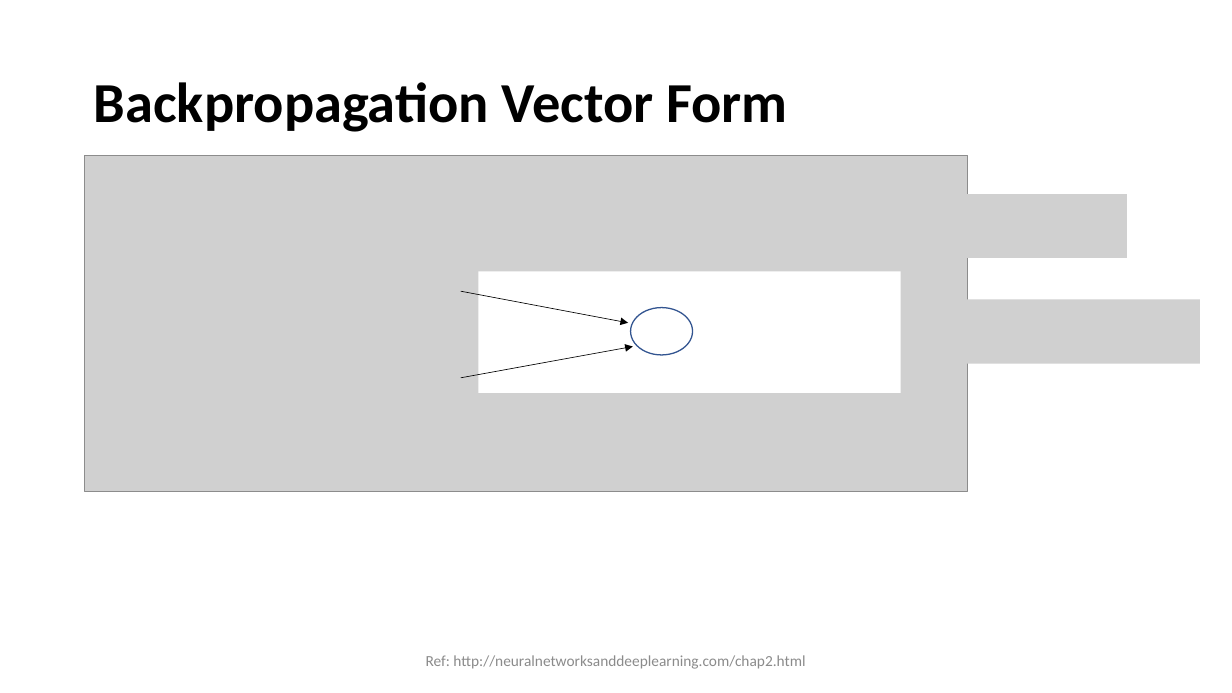
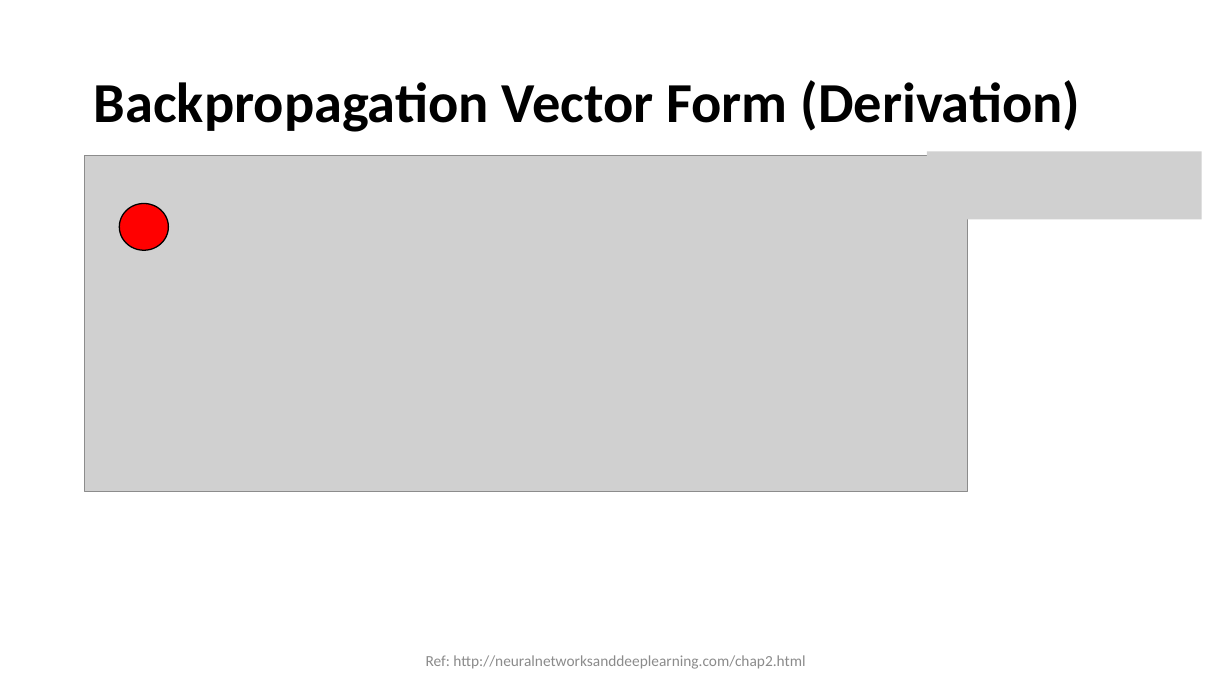
Before and after one commit to Gunnvant/idma_pt, a slide deck: slide 30 of ML_Unit3/Lecture9.pptx (slide 26 before the commit). Drawn at 1232x693 pixels with LibreOffice and Linux fonts; fonts in the diff are those of the drawing; grey boxes stand for pictures. Boxes give left, top, right and bottom in pixels: in the first picture for what was removed or moved away, otherwise in the second. Text is boxed around its words. In the diff, an @@ line names an element or a change of style, - is before the commit and + after.

```diff
--- a/ML_Unit3/Lecture9.pptx
+++ b/ML_Unit3/Lecture9.pptx
@@ title at [94,80,1081,132]: text changed @@
-Backpropagation Vector Form
+Backpropagation Vector Form (Derivation)
@@ picture added at [927,152,1202,220] @@
@@ ellipse added at [119,203,168,250], fill #FF0000, outline #000000 1 pt @@
@@ picture removed at [957,194,1128,258] @@
@@ arrow removed from (461, 291) to (628, 323) @@
@@ rectangle removed at [479,272,901,394] @@
@@ picture removed at [957,299,1201,363] @@
@@ ellipse removed at [630,308,692,355] @@
@@ arrow removed from (461, 378) to (633, 347) @@
```
Also in this commit, not shown: 13 slides added, 3 other files.
